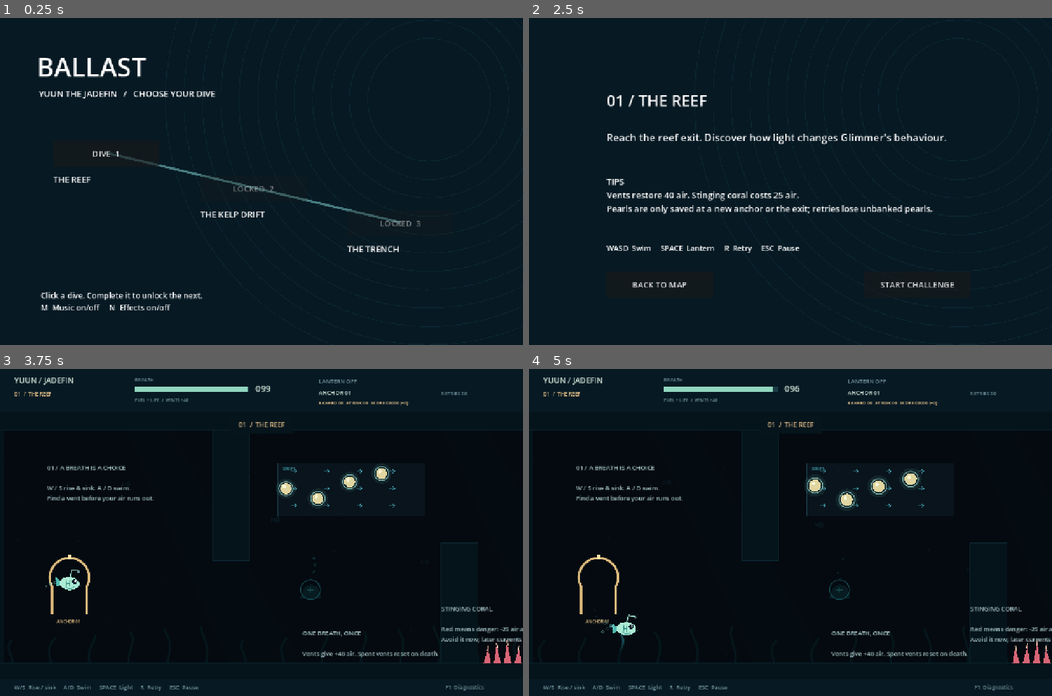
Above: before the commit, frames 1-4 (two rows, left to right).
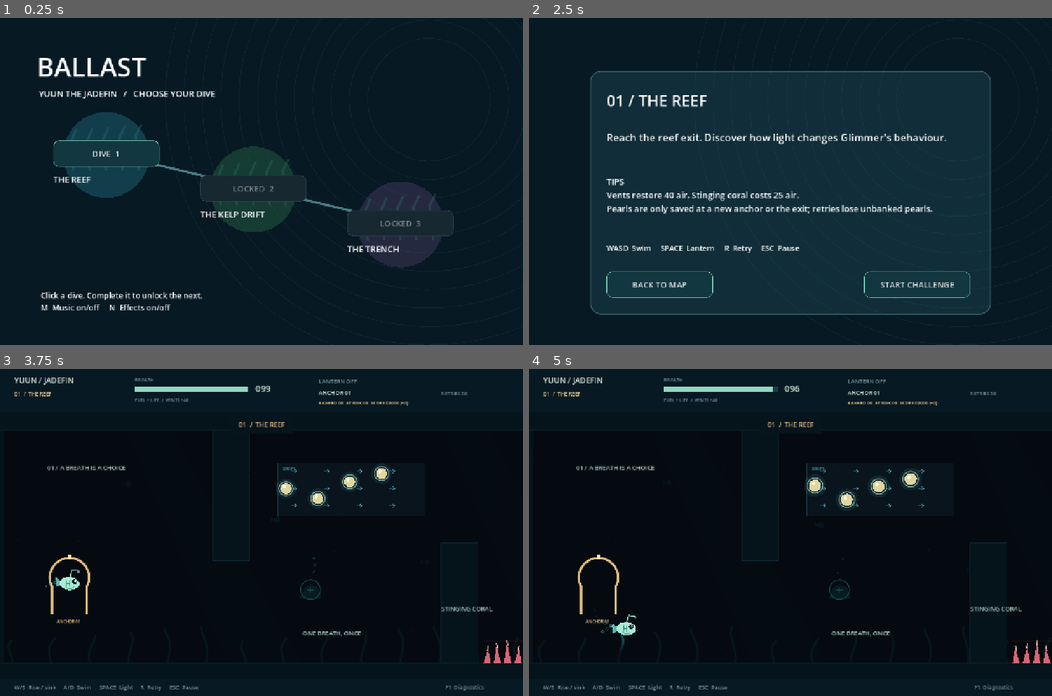
Above: after the commit, the same moments.

Repository: yhan3-ctrl/ballast
Game: Godot game, scene res://scenes/Main.tscn
The game is run twice, just before and just after one commit, with the same random seed, the same clock (stepped at 60 frames per second) and the same inputs. Sound files missing from this copy of the repository are replaced by a short silence.
Inputs:
- Up to frame 1 (0.25 s): no input
- Up to frame 2 (2.5 s): click "DIVE 1" at 0.5 s; click "BACK TO MAP" at 1.25 s; tap A (left) at 2 s; hold D (right) from 2.03 s (still down); hold Space (lantern) from 2.03 s (still down); tap Enter (start) at 2.3 s
- Up to frame 3 (3.75 s): release D (right) at 2.75 s; release Space (lantern) at 2.75 s; click "START CHALLENGE" at 2.75 s; hold S (down) from 3.53 s (still down); tap Enter (start) at 3.6 s
- Up to frame 4 (5 s): tap T at 3.8, 4.35 s; release S (down) at 4.28 s; hold D (right) from 4.28 s (still down); tap Q at 4.55 s

The runs differ from the first frame. In frame 1, 8.0% of the frame differs, in the area x 10-87%, y 28-77%; in frame 2, 4.3%; in frame 3, 0.8%; in frame 4, 0.8%.

Commit message:
feat: distinguish chapter routes and original musical arrangements

Diff:
--- a/project.godot
+++ b/project.godot
@@ -11,7 +11,7 @@
 [application]
 
 config/name="Ballast"
-config/version="0.6.1"
+config/version="0.7.0"
 run/main_scene="res://scenes/Main.tscn"
 config/features=PackedStringArray("4.7", "GL Compatibility")
 config/icon="res://assets/icon.svg"
--- a/scripts/chapter_menu.gd
+++ b/scripts/chapter_menu.gd
@@ -1,7 +1,7 @@
 extends Control
 var world
 const TITLES = ["THE REEF", "THE KELP DRIFT", "THE TRENCH"]
-const GOALS = ["Reach the reef exit. Discover how light changes Glimmer's behaviour.", "Cross the kelp. Choose between a current-assisted route and pearl detours.", "Reach the deep-water exit. Combine light, currents and careful air use."]
+const GOALS = ["Reach the reef exit. Discover how light changes Glimmer's behaviour.", "Cross the kelp. Choose between a current-assisted route and pearl detours.", "Cross the narrow passes, then ride the rising current home."]
 const TIPS = [
 	"Vents restore 40 air. Stinging coral costs 25 air.\nPearls are only saved at a new anchor or the exit; retries lose unbanked pearls.",
 	"Glide with the current to save air; swimming against it costs more.\nLight attracts Glimmer. Darkness makes it return, but contact is still fatal.",
@@ -27,6 +27,14 @@
 	button.position = pos
 	button.size = Vector2(260, 64)
 	button.disabled = locked
+	for state in ["normal", "hover", "pressed", "disabled", "focus"]:
+		var style := StyleBoxFlat.new()
+		style.bg_color = Color("123740") if state == "normal" else Color("255764")
+		if state == "disabled": style.bg_color = Color("172831")
+		style.border_color = Color("77cbb6") if state != "disabled" else Color("34464c")
+		style.set_border_width_all(2 if state in ["hover", "focus"] else 1)
+		style.set_corner_radius_all(14)
+		button.add_theme_stylebox_override(state, style)
 	button.add_theme_font_size_override("font_size", 20)
 	button.pressed.connect(callback)
 	add_child(button)
@@ -42,7 +50,7 @@
 	if world.finished:
 		label_at("DIVE COMPLETE" if world.test_room else "CHAPTER %d COMPLETE" % (world.level_index + 1), Vector2(200, 170), Vector2(880, 70), 40)
 		label_at("TIME  %02d:%02d    RETRIES  %d\n\nPEARLS  %d / %d    SCORE  %d" % [int(world.elapsed) / 60, int(world.elapsed) % 60, world.deaths, world.collected_pearls, world.total_pearls, world.score], Vector2(200, 285), Vector2(880, 180), 26)
-		label_at("The next chapter is unlocked." if not world.test_room and world.level_index < 2 else "Journey complete. Replay any unlocked chapter from the map.", Vector2(200, 455), Vector2(880, 60))
+		label_at("Practice complete. Try the chapter map." if world.test_room else (["The reef is behind you. The kelp route is now open.", "The kelp is crossed. The trench route is now open.", "Home at last. Yuun and the little lights are safe."][world.level_index]), Vector2(200, 455), Vector2(880, 60))
 		button_at("MAP", Vector2(200, 560), world.to_menu)
 		button_at("PLAY AGAIN", Vector2(510, 560), func():
 			if world.test_room:
@@ -78,7 +86,24 @@
 	if not visible:
 		return
 	draw_rect(Rect2(0, 0, 1280, 800), Color("071923"))
+	if world.finished or world.intro_chapter >= 0:
+		draw_style_box(panel_style(), Rect2(150, 130, 980, 595))
+	else:
+		for i in range(3):
+			var center := Vector2(260 + i * 360, 335 + i * 85)
+			draw_circle(center, 105, [Color("123e4c"), Color("153b32"), Color("252940")][i])
+			for j in range(5):
+				var base := center + Vector2(-80 + j * 40, 38)
+				draw_polyline(PackedVector2Array([base, base + Vector2(-8, -65 - j * 5), base + Vector2(6, -100 - j * 3)]), Color(0.2, 0.55, 0.5, 0.25), 5, true)
 	for i in range(12):
 		draw_arc(Vector2(1050, 200), 150 + i * 45, 0, TAU, 100, Color(0.1, 0.35, 0.4, 0.2), 2)
 	if world.menu and world.intro_chapter < 0:
 		draw_polyline(PackedVector2Array([Vector2(260, 330), Vector2(620, 415), Vector2(980, 500)]), Color("497e83"), 5, true)
+
+func panel_style() -> StyleBoxFlat:
+	var panel := StyleBoxFlat.new()
+	panel.bg_color = Color("102d39")
+	panel.border_color = Color("416b71")
+	panel.set_border_width_all(2)
+	panel.set_corner_radius_all(24)
+	return panel
--- a/scripts/world.gd
+++ b/scripts/world.gd
@@ -51,6 +51,7 @@
 var last_arrival: Dictionary = {}
 var level_started_at: float = 0.0
 var music_muted: bool = false
+var current_music_path: String = "res://assets/audio/music.wav"
 var effects_muted: bool = false
 var event_players: Array[AudioStreamPlayer] = []
 var sound_last_ms: Dictionary = {}
@@ -95,6 +96,7 @@
 			var loop_stream = sound_streams["music"].duplicate()
 			if loop_stream is AudioStreamWAV:
 				loop_stream.loop_mode = AudioStreamWAV.LOOP_FORWARD
+				loop_stream.loop_end = int(loop_stream.get_length() * loop_stream.mix_rate)
 			music_player.stream = loop_stream
 			music_player.play()
 	var layer := CanvasLayer.new()
@@ -160,6 +162,24 @@
 		player.toggle_lantern()
 	elif event.is_action_pressed("restart"):
 		request_respawn("Manual restart")
+
+func select_chapter_music() -> void:
+	if not is_instance_valid(music_player):
+		return
+	var path := "res://assets/audio/music.wav" if menu else "res://assets/audio/music_%d.wav" % (level_index + 1)
+	if current_music_path == path and music_player.playing:
+		return
+	if not ResourceLoader.exists(path):
+		return
+	var stream = load(path).duplicate()
+	if stream is AudioStreamWAV:
+		stream.loop_mode = AudioStreamWAV.LOOP_FORWARD
+		stream.loop_begin = 0
+		stream.loop_end = int(stream.get_length() * stream.mix_rate)
+	current_music_path = path
+	music_player.stream = stream
+	music_player.volume_db = -80.0
+	music_player.play()
 
 func progress_path() -> String:
 	if not save_path_override.is_empty():
@@ -232,6 +252,7 @@
 	level_started_at = 0.0
 	build_level()
 	running = true
+	select_chapter_music()
 	chapter_menu.refresh()
 
 func set_paused(value: bool) -> void:
@@ -252,6 +273,7 @@
 		world_layer.queue_free()
 		world_layer = null
 	player = null
+	select_chapter_music()
 	if chapter_menu:
 		chapter_menu.refresh()
 
@@ -278,7 +300,7 @@
 	add_child(world_layer)
 	width = 3300.0 if test_room else 4800.0
 	ambience = CanvasModulate.new()
-	ambience.color = Color(0.22, 0.36, 0.41) if test_room or level_index == 0 else Color(0.055, 0.085, 0.13)
+	ambience.color = [Color(0.22, 0.36, 0.41), Color(0.08, 0.18, 0.12), Color(0.08, 0.075, 0.16)][0 if test_room else level_index]
 	world_layer.add_child(ambience)
 	add_wall(Rect2(-80, 80, width + 160, 70))
 	add_wall(Rect2(-80, 720, width + 160, 110))
@@ -304,7 +326,7 @@
 	camera.position_smoothing_enabled = false
 	world_layer.add_child(camera)
 	camera.make_current()
-	exit_point = Vector2(width - 140, 500)
+	exit_point = Vector2(width - 140, 270 if not test_room and level_index == 2 else 500)
 	notify("TEST DIVE  /  CORE + LIGHT LAB" if test_room else "%02d  /  %s" % [level_index + 1, title_names[level_index]])
 	queue_redraw()
 
@@ -358,24 +380,39 @@
 				add_glimmer(Rect2(offset + 570, 170, 370, 200), seg, true)
 				add_sign(Vector2(offset + 620, 470), "WATCH IT RESPOND", "Light on: wait for approach.\nLight off: watch it return. Then the gate opens.")
 				observation_gate = add_wall(Rect2(offset + 1370, 150, 28, 570), true)
+		elif level_index == 1:
+			# Alternating islands make the optional upper route different in each room.
+			var island_y: float = [340.0, 400.0, 315.0][seg]
+			var island_width: float = [600.0, 460.0, 720.0][seg]
+			add_wall(Rect2(offset + 540, island_y, island_width, 120))
+			add_flow(Rect2(offset + 350, island_y + 145, 920, 110), Vector2.RIGHT, 320, "DRIFT")
+			add_flow(Rect2(offset + 1140, 195, 230, 100), Vector2.LEFT, 280, "PUSH")
+			add_vent(Vector2(offset + 760, 235), seg)
+			add_vent(Vector2(offset + 1370, 565), seg)
+			add_pearl_line(Vector2(offset + 650, 250), Vector2(115, 0), 6, seg)
+			add_pearl_line(Vector2(offset + 470, island_y + 175), Vector2(175, 0), 3, seg)
+			add_hazard(Rect2(offset + 1150, 665, 150, 55))
+			add_glimmer(Rect2(offset + 650, island_y + 145, 420, 700 - island_y - 145), seg)
+			add_sign(Vector2(offset + 210, 260), "PEARLS ABOVE / CURRENT BELOW", "")
 		else:
-			# Two routes: upper path demands ascent, lower path offers current assistance.
-			add_wall(Rect2(offset + 540, 340, 600, 120))
-			add_flow(Rect2(offset + 370, 500, 900, 125), Vector2.RIGHT, 320, "DRIFT")
-			add_flow(Rect2(offset + 1150, 195, 240, 120), Vector2.LEFT, 280, "PUSH")
-			add_vent(Vector2(offset + 720, 235), seg)
-			add_vent(Vector2(offset + 1270, 550), seg)
-			add_pearl_line(Vector2(offset + 420, 560), Vector2(150, 0), 3, seg)
-			add_pearl_line(Vector2(offset + 650, 250), Vector2(125, 0), 6, seg)
-			add_hazard(Rect2(offset + 1210, 665, 160, 55))
-			if level_index == 1:
-				add_glimmer(Rect2(offset + 670, 480, 450, 210), seg)
-				add_sign(Vector2(offset + 80, 230), "%02d / CHOOSE YOUR COST" % (seg + 1), "High route: spend air climbing.\nLow route: borrow the flow, travel dark near Glimmers.")
-			else:
-				add_glimmer(Rect2(offset + 970, 490, 410, 200), seg)
-				add_wall(Rect2(offset + 1390, 150, 60, 270))
-				add_wall(Rect2(offset + 1390, 550, 60, 170))
-				add_sign(Vector2(offset + 80, 230), "%02d / MAKE AN OPENING" % (seg + 1), "Draw the Glimmer away from the passage.\nGo dark, descend, and borrow the current.")
+			# First two chambers alternate low and high gates; finale climbs to the nest.
+			var gap_y: float = [440.0, 300.0, 440.0][seg]
+			add_wall(Rect2(offset + 860, 150, 100, gap_y - 150))
+			add_wall(Rect2(offset + 860, gap_y + 115, 100, 720 - gap_y - 115))
+			add_vent(Vector2(offset + 570, 540), seg)
+			add_glimmer(Rect2(offset + 560, gap_y + 15, 280, 90), seg)
+			add_flow(Rect2(offset + 970, gap_y + 10, 380, 95), Vector2.RIGHT, 420, "DRIFT")
+			add_pearl_line(Vector2(offset + 1020, gap_y + 45), Vector2(90, 0), 4, seg)
+			add_hazard(Rect2(offset + 1170, 665, 120, 55))
+			if seg == 1:
+				add_wall(Rect2(offset + 1230, 420, 100, 300))
+				add_vent(Vector2(offset + 1420, 320), seg)
+			if seg == 2:
+				add_wall(Rect2(offset + 1230, 410, 290, 310))
+				add_flow(Rect2(offset + 1060, 270, 150, 330), Vector2.UP, 280, "DRIFT")
+				add_vent(Vector2(offset + 1140, 360), seg)
+				add_pearl_line(Vector2(offset + 1270, 285), Vector2(85, 0), 3, seg)
+			add_sign(Vector2(offset + 250, 235), ["MAKE ROOM", "CHANGE DEPTH", "HOMEWARD"][seg], "")
 
 func add_wall(rect: Rect2, gate: bool = false) -> StaticBody2D:
 	var body := StaticBody2D.new()
@@ -501,7 +538,7 @@
 	signs.append({"point": point, "title": title, "body": body})
 	var label := Label.new()
 	label.position = point
-	label.text = title + "\n\n" + body
+	label.text = title + (("\n\n" + body) if test_room or title == "WATCH IT RESPOND" else "")
 	label.add_theme_font_size_override("font_size", 15)
 	label.add_theme_color_override("font_color", Color("a4c2c4"))
 	var mat := CanvasItemMaterial.new()
--- /dev/null
+++ b/tests/test_routes.gd
@@ -0,0 +1,51 @@
+extends SceneTree
+const World = preload("res://scripts/world.gd")
+var failures := 0
+func _initialize() -> void:
+	call_deferred("run")
+func clear_at(world, point: Vector2) -> bool:
+	for wall in world.walls:
+		if wall.grow(18).has_point(point):
+			return false
+	return true
+func reachable(world, start: Vector2, target: Vector2) -> bool:
+	var origin := Vector2i(roundi(start.x / 20), roundi(start.y / 20))
+	var queue: Array[Vector2i] = [origin]
+	var seen := {origin: true}
+	var cursor := 0
+	while cursor < queue.size():
+		var cell := queue[cursor]
+		cursor += 1
+		if (Vector2(cell) * 20).distance_to(target) < 32:
+			return true
+		for direction in [Vector2i.RIGHT, Vector2i.LEFT, Vector2i.UP, Vector2i.DOWN]:
+			var next: Vector2i = cell + direction
+			if next.x < 1 or next.x > 239 or next.y < 8 or next.y > 35 or seen.has(next):
+				continue
+			if clear_at(world, Vector2(next) * 20):
+				seen[next] = true
+				queue.append(next)
+	return false
+func run() -> void:
+	var world = World.new()
+	root.add_child(world)
+	world.unlocked_chapter = 2
+	for chapter in range(3):
+		world.start_chapter(chapter)
+		world.set_physics_process(false)
+		world.world_layer.process_mode = Node.PROCESS_MODE_DISABLED
+		# The L1 observation gate is deliberately omitted by world.walls.
+		# This verifies static clearance after that gate is opened, not puzzle completion.
+		var points: Array = []
+		for cp in world.checkpoints: points.append(cp.position)
+		for vent in world.vents: points.append(vent.position)
+		points.append(world.exit_point)
+		var clear := true
+		for point in points:
+			if not clear_at(world, point) or not reachable(world, world.spawn_point, point):
+				clear = false
+				print("UNREACHABLE ", chapter + 1, " ", point)
+		if not clear: failures += 1
+		print("CHAPTER ", chapter + 1, " static anchor/vent/exit clearance: ", clear)
+	world.free()
+	quit(1 if failures else 0)
Not shown, added: assets/audio/music_1.wav.import
Not shown, added: assets/audio/music_2.wav.import
Not shown, added: assets/audio/music_3.wav.import
Not shown, changed: export_presets.cfg
Not shown, added: tests/test_routes.gd.uid
Not shown, changed: GDD.md
Not shown, changed: PLAYTEST.md
Not shown, changed: README.md
Not shown, added: assets/audio/music_1.wav
Not shown, added: assets/audio/music_2.wav
Not shown, added: assets/audio/music_3.wav
Not shown, changed: tools/generate_audio.py
